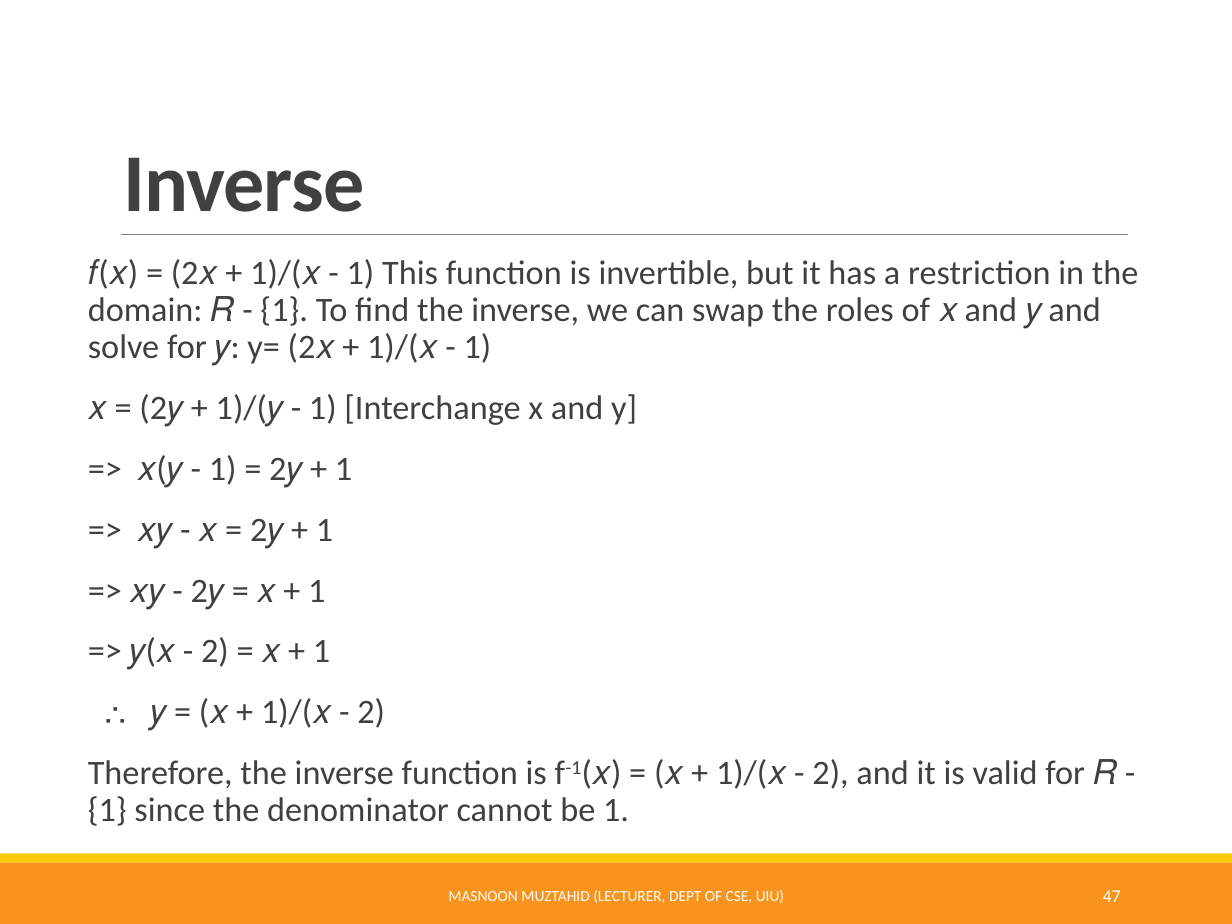
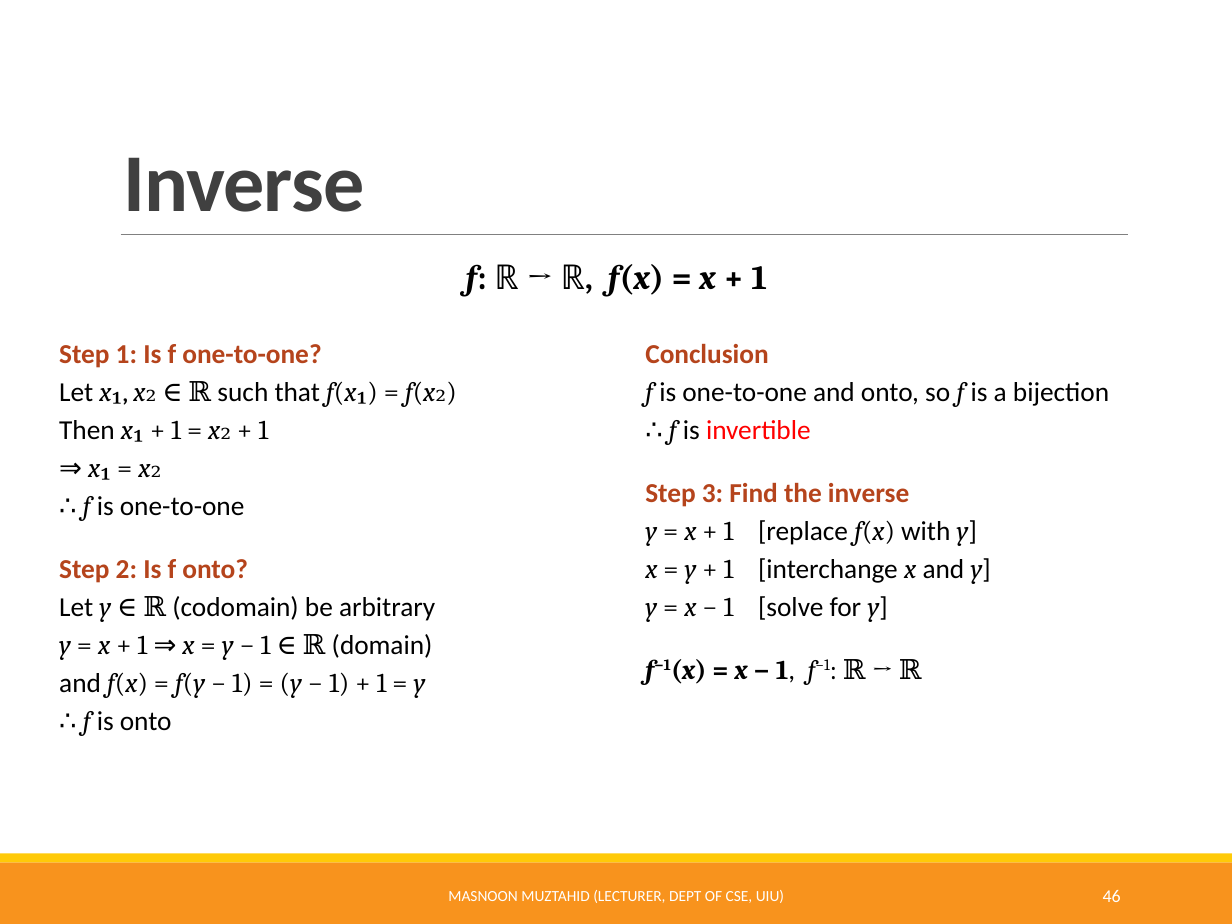
Before and after one commit to Muztahid202/UIU-Discrete_Math_Resources, a slide deck: slide 46 of Functions.pptx (slide 47 before the commit). Drawn at 1232x924 pixels with LibreOffice and Linux fonts; fonts in the diff are those of the drawing. Boxes give left, top, right and bottom in pixels: in the first picture for what was removed or moved away, otherwise in the second. Text is boxed around its words. In the diff, an @@ line names an element or a change of style, - is before the commit and + after.

Commit message:
functions modified-3

```diff
--- a/Functions.pptx
+++ b/Functions.pptx
@@ text removed at (88, 259, 1138, 826) @@
-𝑓(𝑥) = (2𝑥 + 1)/(𝑥 - 1) This function is invertible, but it has a restriction in the domain: 𝑅 - {1}. To find the inverse, we can swap the roles of 𝑥 and 𝑦 and solve for 𝑦: y= (2𝑥 + 1)/(𝑥 - 1)
-𝑥 = (2𝑦 + 1)/(𝑦 - 1) [Interchange x and y]
-=> 𝑥(𝑦 - 1) = 2𝑦 + 1
-=> 𝑥𝑦 - 𝑥 = 2𝑦 + 1
-=> 𝑥𝑦 - 2𝑦 = 𝑥 + 1
-=> 𝑦(𝑥 - 2) = 𝑥 + 1
-∴ 𝑦 = (𝑥 + 1)/(𝑥 - 2)
-Therefore, the inverse function is f-1(𝑥) = (𝑥 + 1)/(𝑥 - 2), and it is valid for 𝑅 - {1} since the denominator cannot be 1.
@@ text added at (466, 264, 767, 297), 20 pt, text #000000, bold @@
+f: ℝ → ℝ, f(x) = x + 1
@@ text added at (59, 344, 435, 736), 16 pt, text #000000 @@
+Step 1: Is f one-to-one?
+Let x₁, x₂ ∈ ℝ such that f(x₁) = f(x₂)
+Then x₁ + 1 = x₂ + 1
+⇒ x₁ = x₂
+∴ f is one-to-one
+Step 2: Is f onto?
+Let y ∈ ℝ (codomain) be arbitrary
+y = x + 1 ⇒ x = y − 1 ∈ ℝ (domain)
+and f(x) = f(y − 1) = (y − 1) + 1 = y
+∴ f is onto
@@ text added at (645, 343, 1109, 685), 16 pt, text #000000 @@
+Conclusion
+f is one-to-one and onto, so f is a bijection
+∴ f is invertible
+Step 3: Find the inverse
+y = x + 1 [replace f(x) with y]
+x = y + 1 [interchange x and y]
+y = x − 1 [solve for y]
+f−1(x) = x − 1, f−1: ℝ → ℝ
@@ page number at (1103, 890, 1121, 902): text changed @@
-47
+46
```
Also in this commit, not shown: 4 other slides changed, 5 slides added, 1 slide removed.
